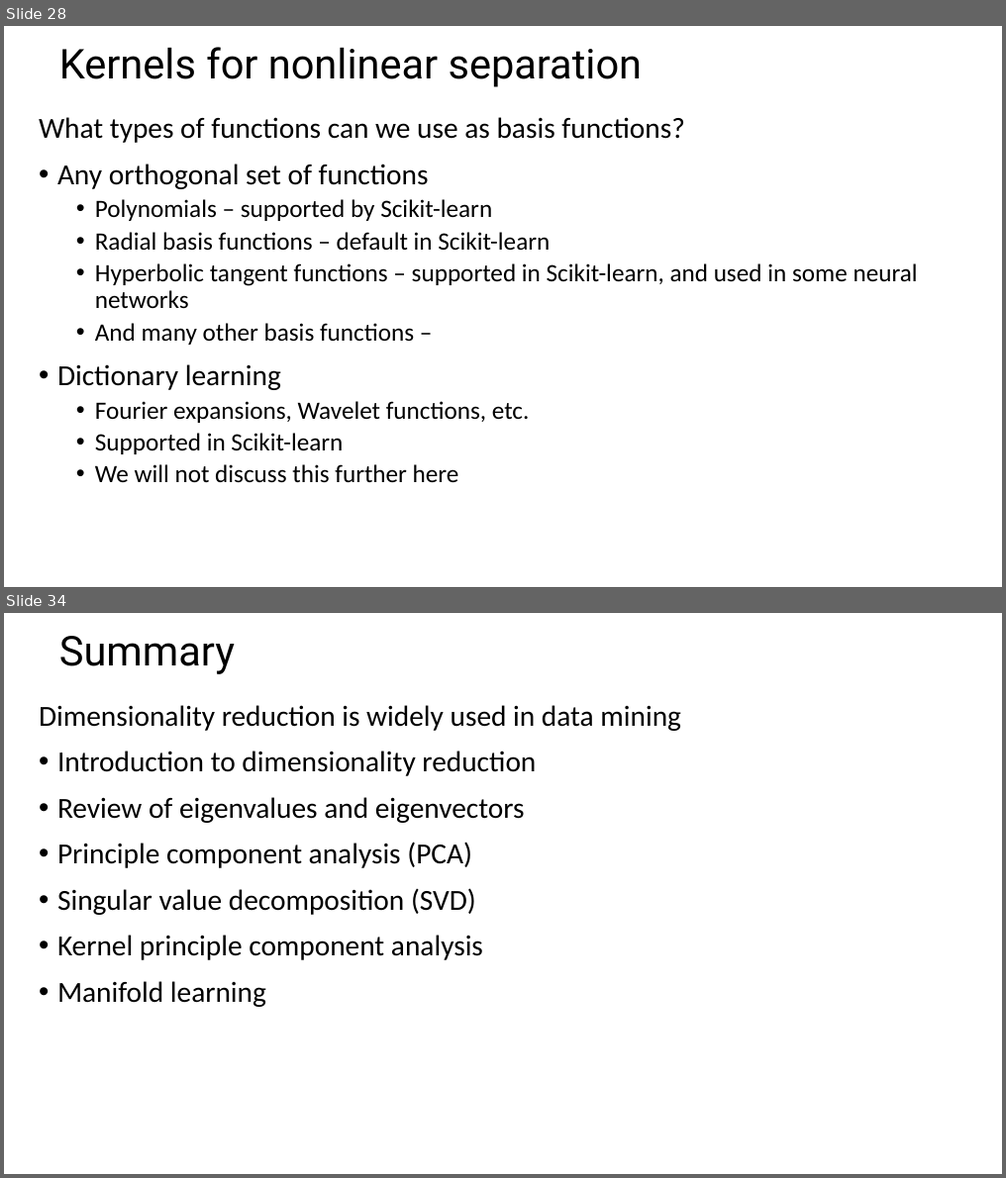
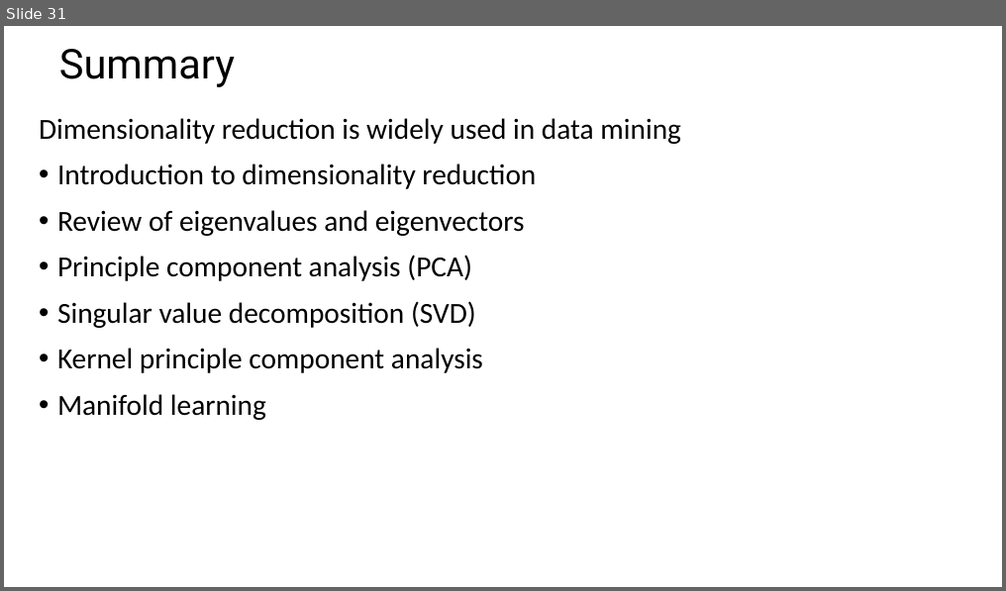
Before and after one commit to StephenElston/CSCI-E-108, a slide deck: slides/10_DimensionalityReduction_Part2.pptx. Shown one above the other, each under a label of ours: slides 28 and 34 before the commit, slide 31 after it; the slides between them are not shown. The pictures are 1006x1178 and 1006x591 pixels, drawn with LibreOffice and Linux fonts; fonts in the diff are those of the drawing. Boxes give left, top, right and bottom in pixels: in the first picture for what was removed or moved away, otherwise in the second. Text is boxed around its words. In the diff, an @@ line names an element or a change of style, - is before the commit and + after.

Commit message:
Added many new slides

```diff
--- a/slides/10_DimensionalityReduction_Part2.pptx
+++ b/slides/10_DimensionalityReduction_Part2.pptx
@@ slide 28 removed at [4,26,1002,587], background #FFFFFF @@
@@ title removed at [59,47,643,87] @@
-Kernels for nonlinear separation
@@ text removed at [39,117,918,483] @@
-What types of functions can we use as basis functions?
-• Any orthogonal set of functions
-  • Polynomials – supported by Scikit-learn
-  • Radial basis functions – default in Scikit-learn
-  • Hyperbolic tangent functions – supported in Scikit-learn, and used in some neural networks
-  • And many other basis functions –
-• Dictionary learning
-  • Fourier expansions, Wavelet functions, etc.
-  • Supported in Scikit-learn
-  • We will not discuss this further here
@@ what was slide 34 is now slide 31 @@
```
Also in this commit, not shown: 3 slides changed, 24 slides added, 26 other slides removed.
